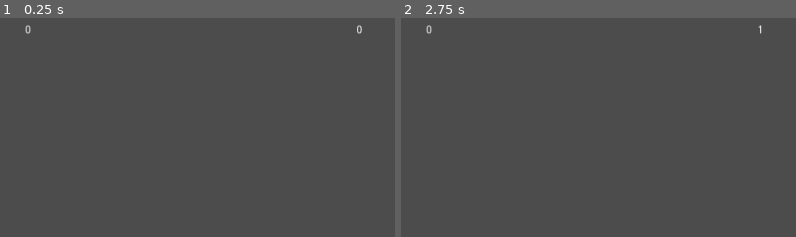
Above: before the commit, frames 1-2 (left to right).
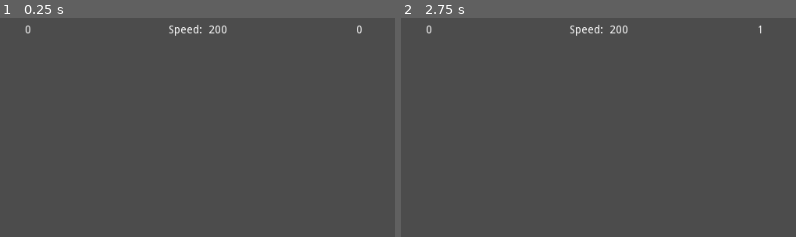
Above: after the commit, the same moments.

Repository: bitwes/GutTutorials
Game: Godot game, scene res://scenes/Game.tscn
Same seed, same stepped clock (60 frames per second), same inputs: the game is played once before the commit and once after it.
Inputs:
- Up to frame 1 (0.25 s): no input
- Up to frame 2 (2.75 s): hold Down (right_down) 0.53-1.28 s; hold Z (left_down) 1.28-2.03 s; hold Down (right_down) from 2.03 s (still down)
The pictures show only the part of the screen within x 28-78%, y 0-50%; the shares and areas given below are measured in that part.

The runs differ from the first frame. In frame 1, 0.3% of the frame differs, in the area x 42-58%, y 3-9%; in frame 2, 0.3%.

Commit message:
add speed display

Diff:
--- a/Pong/game/scenes/Game.tscn
+++ b/Pong/game/scenes/Game.tscn
@@ -89,6 +89,29 @@
 max_lines_visible = -1
 _sections_unfolded = [ "Rect" ]
 
+[node name="Speed" type="Label" parent="." index="9"]
+
+anchor_left = 0.0
+anchor_top = 0.0
+anchor_right = 0.0
+anchor_bottom = 0.0
+margin_left = 500.0
+margin_top = 10.0
+margin_right = 540.0
+margin_bottom = 24.0
+rect_pivot_offset = Vector2( 0, 0 )
+rect_clip_content = false
+mouse_filter = 2
+mouse_default_cursor_shape = 0
+size_flags_horizontal = 1
+size_flags_vertical = 4
+text = "Speed"
+align = 1
+percent_visible = 1.0
+lines_skipped = 0
+max_lines_visible = -1
+_sections_unfolded = [ "Rect" ]
+
 [connection signal="score" from="ScoreBoxLeft" to="." method="_on_ScoreBoxLeft_score"]
 
 [connection signal="score" from="ScoreBoxRight" to="." method="_on_ScoreBoxRight_score"]
--- a/Pong/game/scripts/game.gd
+++ b/Pong/game/scripts/game.gd
@@ -29,6 +29,8 @@
 		$RightPaddle.down(delta)
 	if(Input.is_action_pressed("right_up")):
 		$RightPaddle.up(delta)
+
+	$Speed.set_text(str('Speed:  ', $Ball.get_speed()))
 
 func _reset_positions():
 	$Ball.set_position(_orig_position)
